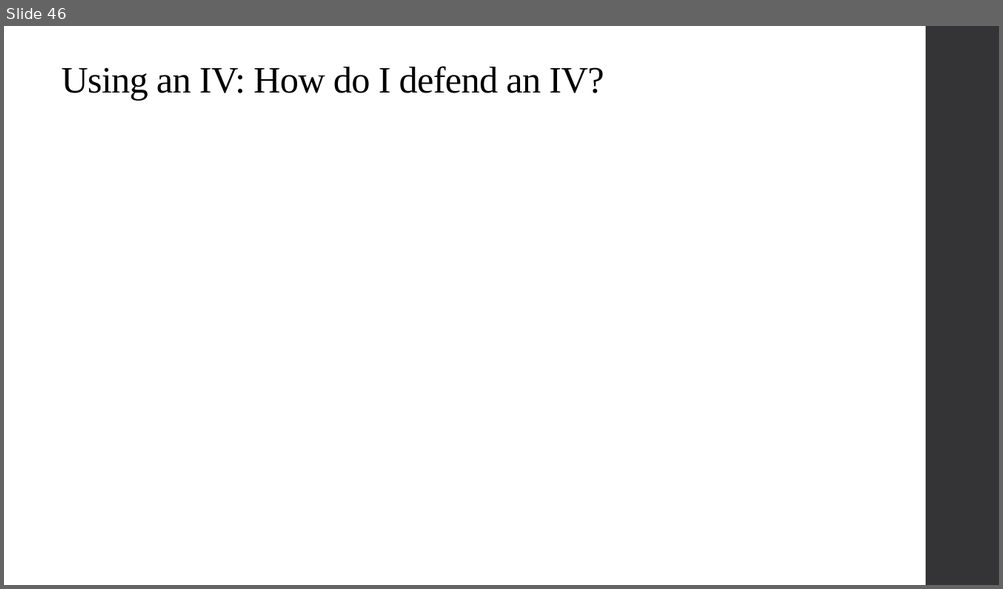
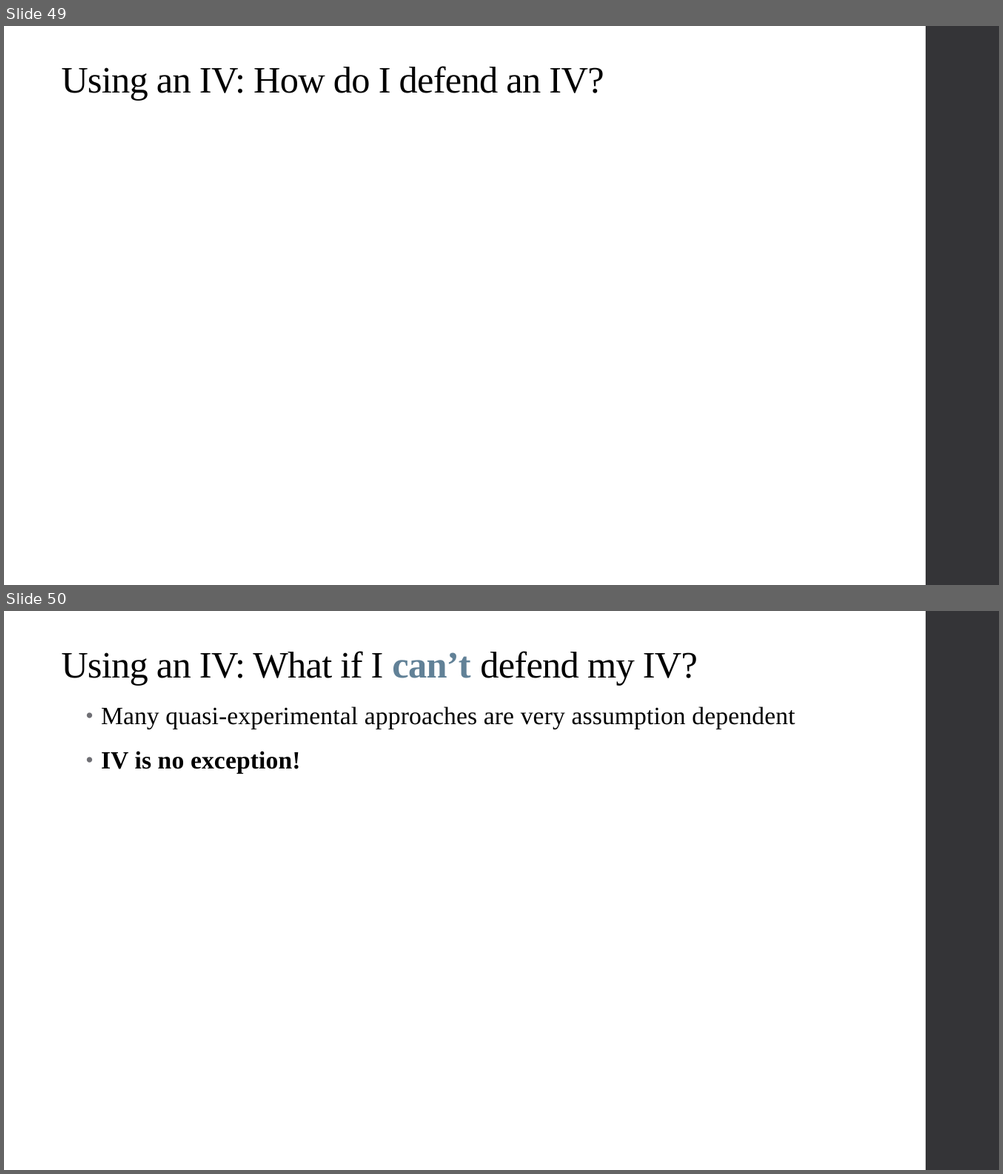
Before and after one commit to qiufei/fork-HAD5744, a slide deck: Lecture06_IV/Lecture6_IVEstimation_2022F.pptx. Shown one above the other, each under a label of ours: slide 46 before the commit, slides 49 and 50 after it. The pictures are 1003x589 and 1003x1174 pixels, drawn with LibreOffice and Linux fonts; fonts in the diff are those of the drawing; grey boxes stand for pictures. Boxes give left, top, right and bottom in pixels: in the first picture for what was removed or moved away, otherwise in the second. Text is boxed around its words. In the diff, an @@ line names an element or a change of style, - is before the commit and + after.

```diff
--- a/Lecture06_IV/Lecture6_IVEstimation_2022F.pptx
+++ b/Lecture06_IV/Lecture6_IVEstimation_2022F.pptx
@@ slide 50 added at [4,611,999,1170], background #FFFFFF; not listed: 1 template element that a slide beside it also shows @@
@@ title added at [61,651,697,685], 36 pt, text #000000 @@
+Using an IV: What if I can’t defend my IV?
@@ text added at [101,706,794,774], 24 pt, text #000000 @@
+• Many quasi-experimental approaches are very assumption dependent
+• IV is no exception!
@@ what was slide 46 is now slide 49 @@
```
Also in this commit, not shown: 3 slides changed, 4 other slides added, 2 other files.
